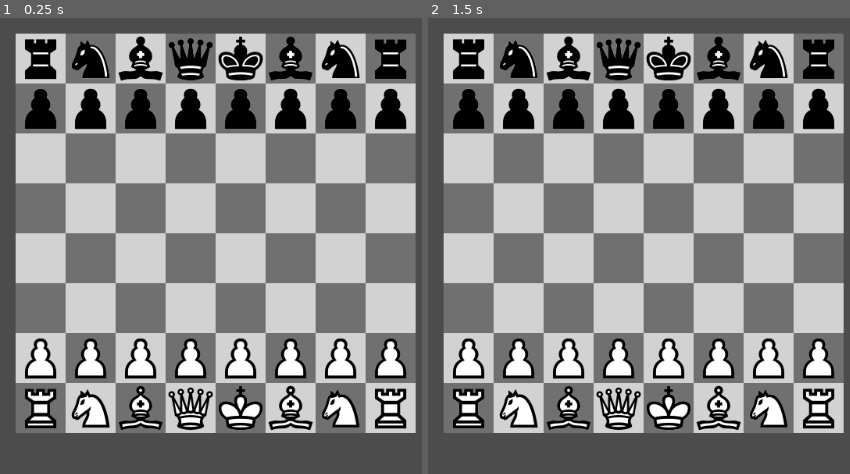
Above: before the commit, frames 1-2 (left to right).
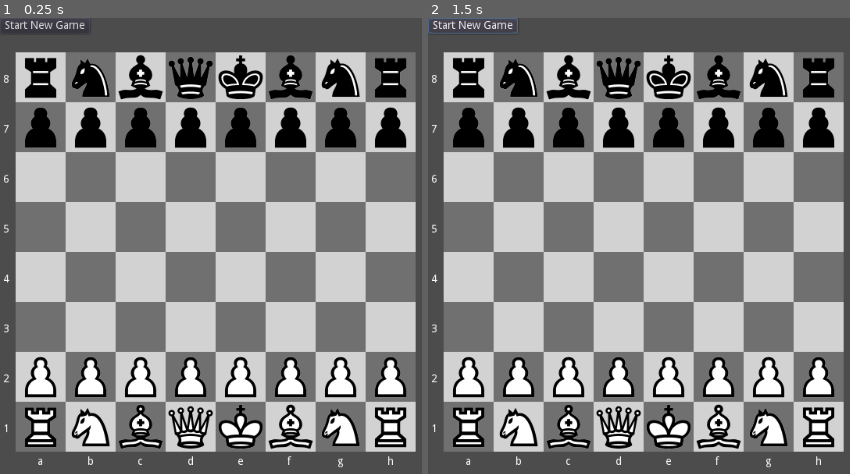
Above: after the commit, the same moments.

Repository: andrew-wilkes/godot-chess
Game: Godot game, scene res://Main.tscn
The game is run twice, just before and just after one commit, with the same random seed, the same clock (stepped at 60 frames per second) and the same inputs.
Inputs (mouse positions are in pixels of both pictures, inside the frame that each line leads up to):
- Up to frame 1 (0.25 s): no input
- Up to frame 2 (1.5 s): click (474, 27) at 0.5 s, where only the run after the commit has a clickable "Start New Game"; click (474, 27) at 1.25 s, where only the run after the commit has a clickable "Start New Game"

The runs differ from the first frame. In frame 1, 47% of the frame differs, in the area x 0-99%, y 0-99%; in frame 2, 47%.

Commit message:
Add labels for board position coordinates

Diff:
--- a/src/Board.gd
+++ b/src/Board.gd
@@ -10,6 +10,7 @@
 export(Color) var mod_color # For highlighting squares
 
 const num_squares = 64
+enum { SIDE, UNDER }
 
 var grid : Array # Map of what pieces are placed on the board
 var r_count = 0 # Rook counter
@@ -24,6 +25,7 @@
 	# grid will map the pieces in the game
 	grid.resize(num_squares)
 	draw_tiles()
+	#hide_labels()
 	# Set standard board layout using Forsyth Edwards encoded string
 	# https://en.wikipedia.org/wiki/Forsyth%E2%80%93Edwards_Notation
 	setup_pieces("rnbqkbnr/pppppppp/8/8/8/8/PPPPPPPP/RNBQKBNR w KQkq - 0 1")
@@ -130,7 +132,27 @@
 
 func add_square(s: ColorRect, x: int, y: int):
 	s.connect("gui_input", self, "square_event", [x, y])
+	if x == 0:
+		add_label(s, SIDE, String(8 - y))
+	if y == 7:
+		add_label(s, UNDER, char(97 + x))
 	$Grid.add_child(s)
+
+
+func add_label(node, pos, chr):
+	var l = Label.new()
+	l.add_to_group("labels")
+	l.text = chr
+	if pos == SIDE:
+		l.rect_position = Vector2(-square_width / 4.0, square_width / 2.3)
+	else:
+		l.rect_position = Vector2(square_width / 2.3, square_width * 1.1)
+	node.add_child(l)
+
+
+func hide_labels(show = false):
+	for label in get_tree().get_nodes_in_group("labels"):
+		label.visible = show
 
 
 func square_event(event: InputEvent, x: int, y: int):
--- a/src/Main.gd
+++ b/src/Main.gd
@@ -2,13 +2,14 @@
 
 var selected_piece
 var pawn_first_move2 # needed for en passant detection
-
+var board
 
 func _ready():
-	$Board.connect("clicked", self, "piece_clicked")
-	$Board.connect("unclicked", self, "piece_unclicked")
-	$Board.connect("moved", self, "mouse_moved")
-	$Board/Grid.connect("mouse_exited", self, "mouse_entered")
+	board = find_node("Board")
+	board.connect("clicked", self, "piece_clicked")
+	board.connect("unclicked", self, "piece_unclicked")
+	board.connect("moved", self, "mouse_moved")
+	board.get_node("Grid").connect("mouse_exited", self, "mouse_entered")
 
 
 # This is called after release of the mouse button and when the mouse
@@ -26,19 +27,19 @@
 
 func piece_unclicked(piece):
 	if piece != null:
-		var info = $Board.get_position_info(piece)
+		var info = board.get_position_info(piece)
 		print(info.ok)
 		# Try to drop the piece
 		# Also check for castling and passant
 		var ok_to_move = false
 		if info.ok:
 			if info.piece != null:
-				$Board.take_piece(info.piece)
+				board.take_piece(info.piece)
 				ok_to_move = true
 			else:
-				if info.passant and $Board.passant_pawn.pos.x == piece.new_pos.x:
+				if info.passant and board.passant_pawn.pos.x == piece.new_pos.x:
 					print("passant")
-					$Board.take_piece($Board.passant_pawn)
+					board.take_piece(board.passant_pawn)
 					ok_to_move = true
 				else:
 					ok_to_move = piece.key != "P" or piece.pos.x == piece.new_pos.x
@@ -48,29 +49,29 @@
 					var rx
 					if piece.new_pos.x == 2:
 						rx = 3
-						rook = $Board.get_piece_in_grid(0, piece.new_pos.y)
+						rook = board.get_piece_in_grid(0, piece.new_pos.y)
 					else:
-						rook = $Board.get_piece_in_grid(7, piece.new_pos.y)
+						rook = board.get_piece_in_grid(7, piece.new_pos.y)
 						rx = 5
 					if rook != null and rook.key == "R" and rook.tagged and rook.side == piece.side:
-						ok_to_move = !$Board.is_checked(rx, rook.pos.y, rook.side)
+						ok_to_move = !board.is_checked(rx, rook.pos.y, rook.side)
 						if ok_to_move:
 							# Move rook
 							rook.new_pos = Vector2(rx, rook.pos.y)
-							$Board.move_piece(rook)
+							board.move_piece(rook)
 						else:
 							print("Checked")
 					else:
 						ok_to_move = false
 		if ok_to_move:
 			if piece.key == "K":
-				if $Board.is_king_checked(piece):
+				if board.is_king_checked(piece):
 					print("Cannot move into check position!")
 				else:
-					$Board.move_piece(piece)
+					board.move_piece(piece)
 			else:
-				$Board.move_piece(piece)
-				if $Board.is_king_checked(piece):
+				board.move_piece(piece)
+				if board.is_king_checked(piece):
 					print("Checked")
 		return_piece(piece)
 	else:
@@ -95,3 +96,7 @@
 		piece.obj.position = Vector2(0, 0)
 		piece.obj.z_index = 0
 		selected_piece = null
+
+
+func _on_Start_button_down():
+	pass # Replace with function body.
--- a/src/Main.tscn
+++ b/src/Main.tscn
@@ -11,6 +11,27 @@
 "_edit_use_anchors_": false
 }
 
-[node name="Board" parent="." instance=ExtResource( 1 )]
+[node name="HBox" type="HBoxContainer" parent="."]
+margin_right = 63.0
+margin_bottom = 40.0
+size_flags_horizontal = 3
+__meta__ = {
+"_edit_use_anchors_": false
+}
+
+[node name="VBox" type="VBoxContainer" parent="HBox"]
+margin_right = 115.0
+margin_bottom = 40.0
+
+[node name="Start" type="Button" parent="HBox/VBox"]
+margin_right = 115.0
+margin_bottom = 20.0
+text = "Start New Game"
+
+[node name="Board" parent="HBox/VBox" instance=ExtResource( 1 )]
 anchor_right = 0.0
 anchor_bottom = 0.0
+margin_top = 24.0
+margin_right = 115.0
+margin_bottom = 24.0
+[connection signal="button_down" from="HBox/VBox/Start" to="." method="_on_Start_button_down"]
